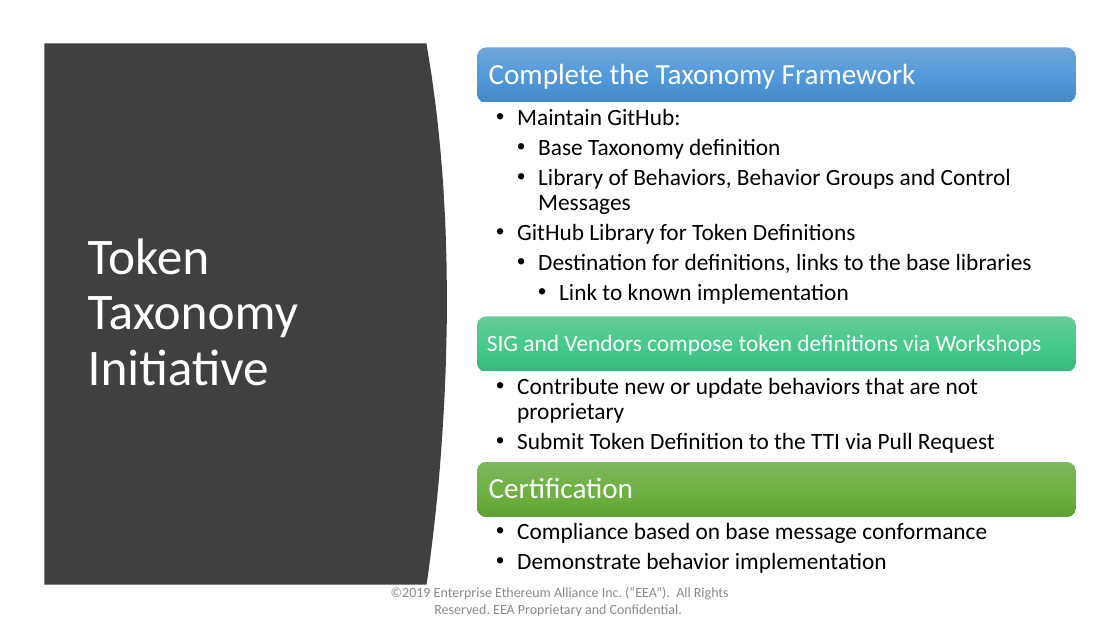
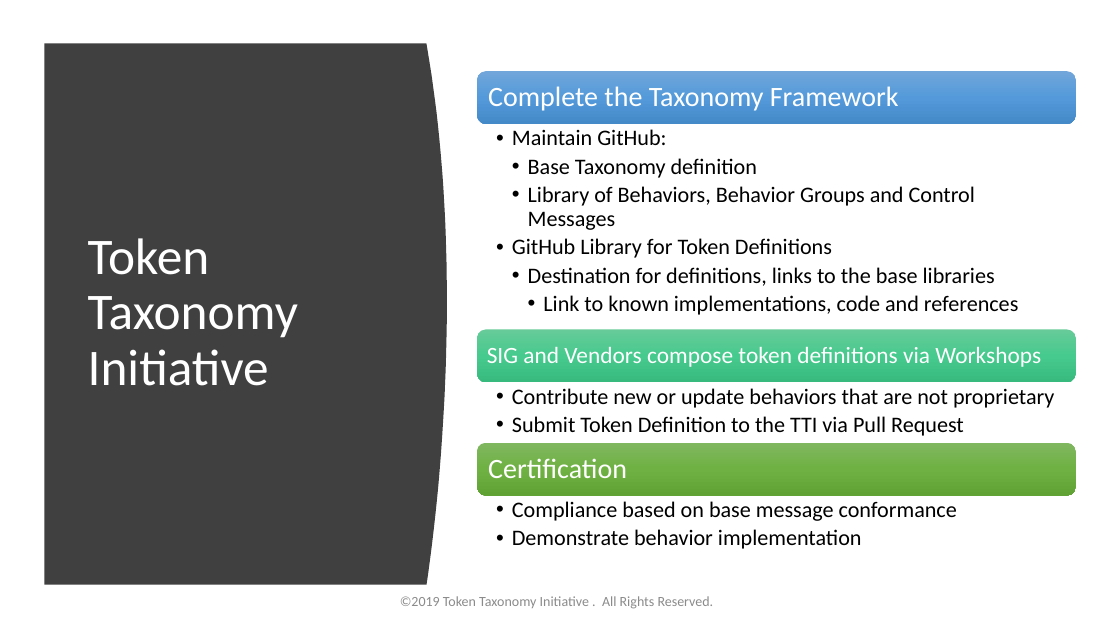
Before and after one commit to vipinsun/TokenTaxonomyFramework-pub, a slide deck: slide 7 of presentations/TTF-Short.pptx. Drawn at 1120x630 pixels with LibreOffice and Linux fonts; fonts in the diff are those of the drawing. Boxes give left, top, right and bottom in pixels: in the first picture for what was removed or moved away, otherwise in the second. Text is boxed around its words. In the diff, an @@ line names an element or a change of style, - is before the commit and + after.

```diff
--- a/presentations/TTF-Short.pptx
+++ b/presentations/TTF-Short.pptx
@@ rounded rectangle moved from (x1=477, y1=47, x2=1075, y2=103) to (x1=477, y1=71, x2=1075, y2=124) @@
@@ text "Complete the Taxonomy Framework" at (x1=488, y1=86, x2=899, y2=111): size 25 to 24 pt @@
@@ text "Complete the Taxonomy Framework" moved from (x1=489, y1=63, x2=916, y2=89) to (x1=488, y1=86, x2=899, y2=111) @@
@@ text "Maintain GitHub:" moved from (x1=517, y1=108, x2=1032, y2=304) to (x1=512, y1=129, x2=1018, y2=315) @@
@@ text at (x1=512, y1=129, x2=995, y2=286): size 20 to 19 pt in "Maintain GitHub:", "Base Taxonomy definition", "Library of Behaviors, Behavior Groups and Control ...", "GitHub Library for Token Definitions" and 1 more places; indent changed @@
@@ text at (x1=543, y1=295, x2=1018, y2=315): text changed; size 20 to 19 pt @@
-      • Link to known implementation
+      • Link to known implementations, code and references
@@ rounded rectangle moved from (x1=477, y1=317, x2=1075, y2=372) to (x1=477, y1=329, x2=1075, y2=382) @@
@@ text "SIG and Vendors compose token ..." moved from (x1=487, y1=335, x2=1042, y2=355) to (x1=487, y1=347, x2=1041, y2=367) @@
@@ text "Contribute new or update behaviors ..." moved from (x1=517, y1=377, x2=995, y2=453) to (x1=512, y1=388, x2=1054, y2=436) @@
@@ text "Contribute new or update behaviors ..." at (x1=512, y1=388, x2=1054, y2=436): size 20 to 19 pt; indent changed @@
@@ 2 texts, 1 rounded rectangle moved together from (x1=477, y1=462, x2=1075, y2=573) to (x1=477, y1=443, x2=1075, y2=549) @@
@@ text "Certification" at (x1=488, y1=458, x2=627, y2=478): size 25 to 24 pt @@
@@ text "Compliance based on base message ..." at (x1=512, y1=501, x2=957, y2=549): size 20 to 19 pt; indent changed @@
@@ text at (x1=400, y1=596, x2=714, y2=609): text changed @@
-©2019 Enterprise Ethereum Alliance Inc. (“EEA”). All Rights Reserved. EEA Proprietary and Confidential.
+©2019 Token Taxonomy Initiative . All Rights Reserved.
```
Also in this commit, not shown: 6 other slides changed, 2 slides added, 1 slide removed.
